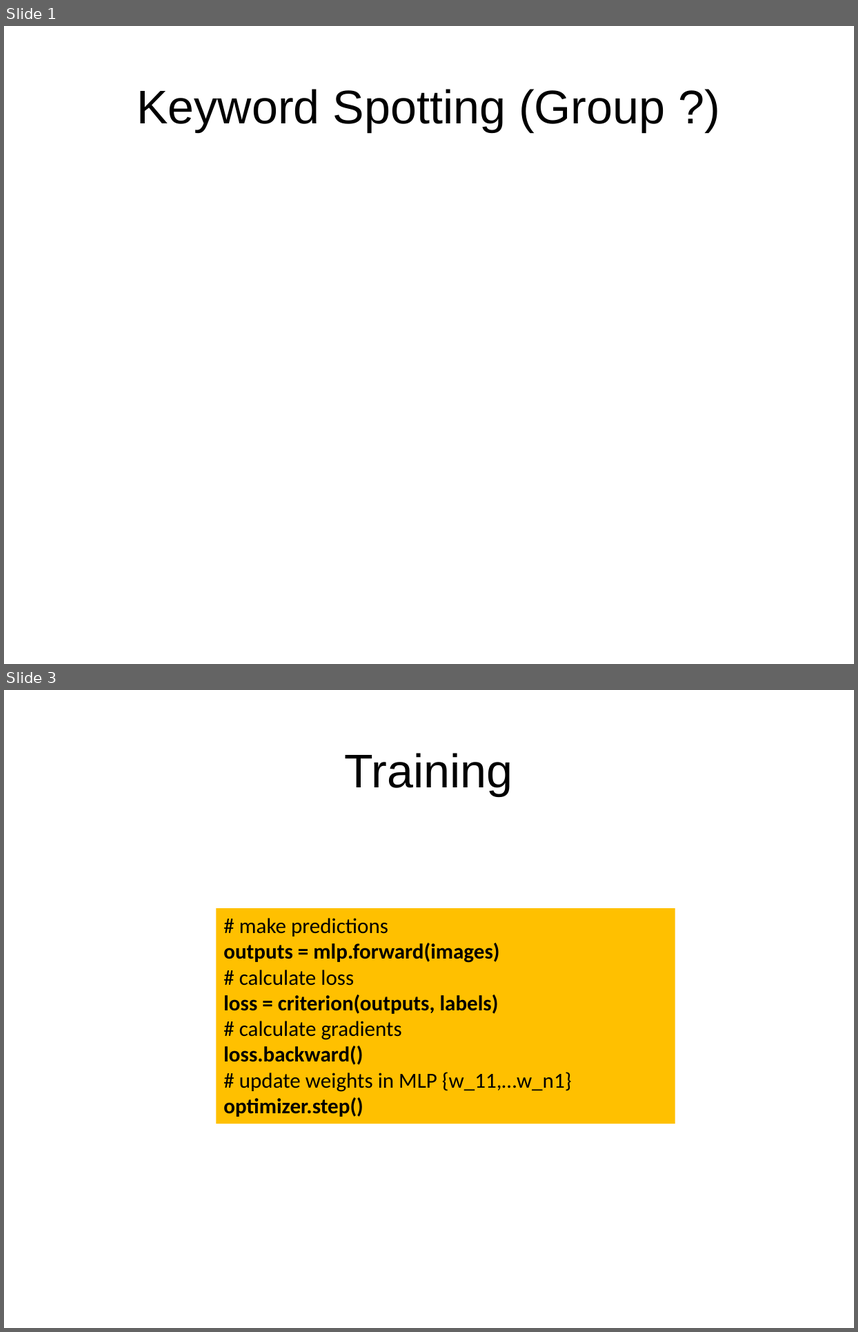
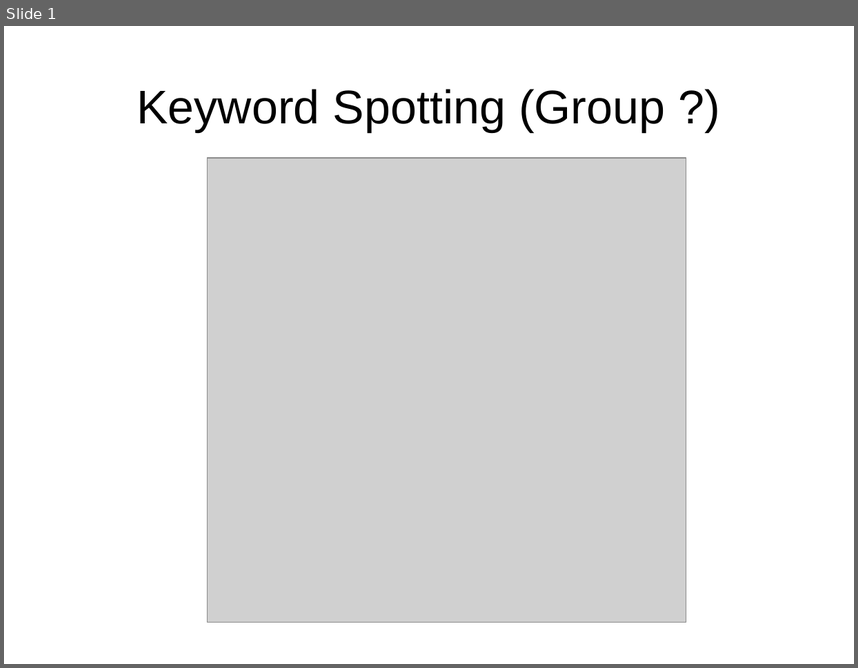
Before and after one commit to lukaszbinden/jmcs-pattern-recognition, a slide deck: Exercice_3/presentation.pptx. Shown one above the other, each under a label of ours: slides 1 and 3 before the commit, slide 1 after it; the slides between them are not shown. The pictures are 858x1332 and 858x668 pixels, drawn with LibreOffice and Linux fonts; fonts in the diff are those of the drawing; grey boxes stand for pictures. Boxes give left, top, right and bottom in pixels: in the first picture for what was removed or moved away, otherwise in the second. Text is boxed around its words. In the diff, an @@ line names an element or a change of style, - is before the commit and + after.

```diff
--- a/Exercice_3/presentation.pptx
+++ b/Exercice_3/presentation.pptx
@@ slide 3 removed at bbox=[4, 690, 854, 1328], background #FFFFFF @@
@@ title removed at bbox=[345, 753, 513, 796] @@
-Training
@@ rectangle removed at bbox=[216, 908, 675, 1123] @@
-# make predictions
-outputs = mlp.forward(images)
-# calculate loss
-loss = criterion(outputs, labels)
-# calculate gradients
-loss.backward()
-# update weights in MLP {w_11,…w_n1}
-optimizer.step()
@@ slide 1 changed as well @@
@@ picture added at bbox=[208, 158, 686, 622] @@
```
Also in this commit, not shown: 1 other slide changed, 11 slides added, 4 other slides removed.
